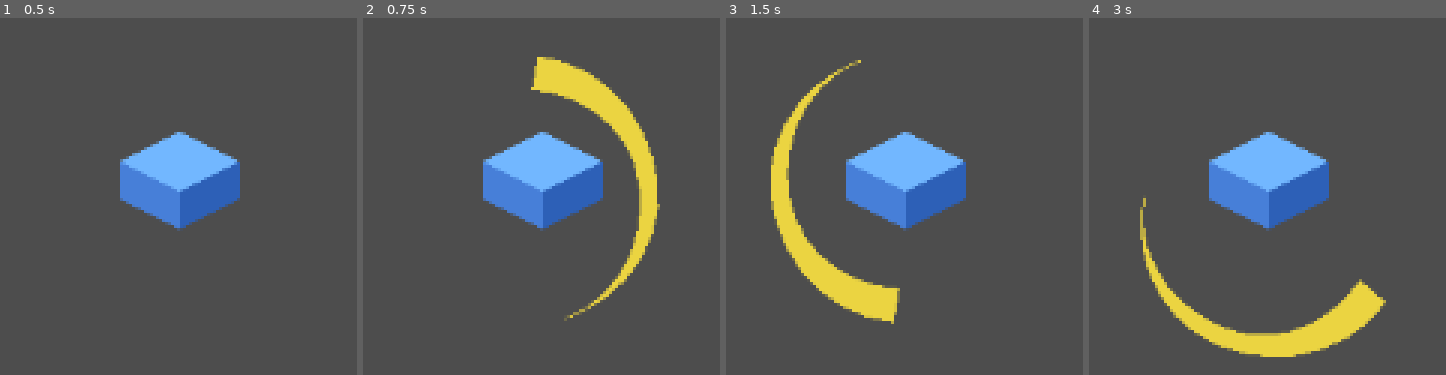
Above: before the commit, frames 1-4 (left to right).
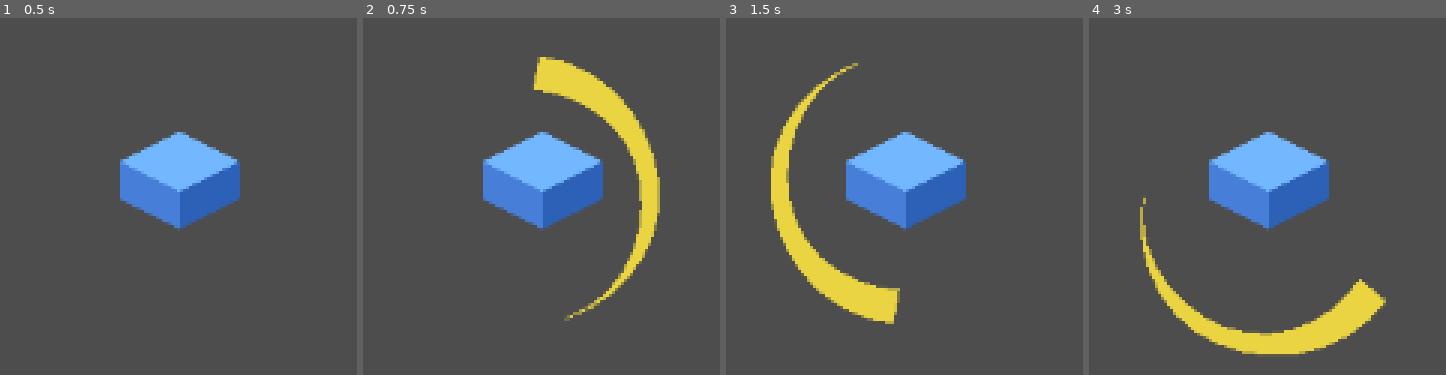
Above: after the commit, the same moments.

Repository: NoeRoberties/Odomat
Game: Godot game, scene res://Scenes/Player.tscn
The game is run twice, just before and just after one commit, with the same random seed, the same clock (stepped at 60 frames per second) and the same inputs.
Inputs (mouse positions are in pixels of both pictures, inside the frame that each line leads up to):
- Up to frame 1 (0.5 s): no input
- Up to frame 2 (0.75 s): tap Enter at 0.5 s; move the mouse to (outside the picture) at 0.52 s; hold Right (ui_right) from 0.53 s (still down); click (outside the picture) at 0.67 s
- Up to frame 3 (1.5 s): tap Space at 1.25 s; move the mouse to (outside the picture) at 1.27 s; release Right (ui_right) at 1.28 s; hold Down (ui_down) from 1.28 s (still down); click (outside the picture) at 1.42 s
- Up to frame 4 (3 s): tap Enter at 2 s; move the mouse to (outside the picture) at 2.02 s; release Down (ui_down) at 2.03 s; hold Right (ui_right) 2.03-2.78 s; click (outside the picture) at 2.17 s; tap Space at 2.75 s; move the mouse to (outside the picture) at 2.77 s; hold Up (ui_up) from 2.78 s (still down); click (outside the picture) at 2.92 s

Frame 1 is identical in both runs. In frame 2, 1.0% of the frame differs, in the area x 47-84%, y 10-85%; in frame 3, 0.7%; in frame 4, 1.0%.

Commit message:
[DEL] Test code and statistics affecting code

Diff:
--- a/godot-project/odomat/Scripts/player.gd
+++ b/godot-project/odomat/Scripts/player.gd
@@ -7,30 +7,15 @@
 const BASE_ATTACK_COOLDOWN: float = 0.4
 
 const ISO_DIRS: Dictionary = {
-	"ui_up":    Vector2( 0.0, -1.0),
-	"ui_right": Vector2( 1.0,  0.0),
-	"ui_down":  Vector2( 0.0,  1.0),
-	"ui_left":  Vector2(-1.0,  0.0),
+	"ui_up":    Vector2(0.0, -1.0),
+	"ui_right": Vector2(1.0, 0.0),
+	"ui_down":  Vector2(0.0, 1.0),
+	"ui_left":  Vector2(-1.0, 0.0),
 }
 
 const SwooshScript := preload("res://Scripts/swoosh.gd")
 
 var _cooldown_remaining: float = 0.0
-
-
-# ── Statistiques calculées : base + bonus des modules équipés ─────────────────
-
-func _get_speed() -> float:
-	return BASE_SPEED + RobotModules.get_speed_bonus()
-
-func _get_attack_damage() -> int:
-	return BASE_ATTACK_DAMAGE + RobotModules.get_damage_bonus()
-
-func _get_attack_range() -> float:
-	return BASE_ATTACK_RANGE + RobotModules.get_range_bonus()
-
-func _get_attack_cooldown() -> float:
-	return BASE_ATTACK_COOLDOWN * RobotModules.get_cooldown_multiplier()
 
 
 func _process(delta: float) -> void:
@@ -44,7 +29,7 @@
 		if Input.is_action_pressed(action):
 			move_dir += ISO_DIRS[action]
 
-	velocity = move_dir.normalized() * _get_speed() if move_dir != Vector2.ZERO else Vector2.ZERO
+	velocity = move_dir.normalized() * BASE_SPEED if move_dir != Vector2.ZERO else Vector2.ZERO
 	move_and_slide()
 
 
@@ -53,7 +38,7 @@
 			and event.pressed \
 			and event.button_index == MOUSE_BUTTON_LEFT:
 		if _cooldown_remaining <= 0.0:
-			_cooldown_remaining = _get_attack_cooldown()
+			_cooldown_remaining = BASE_ATTACK_COOLDOWN
 			_do_attack()
 
 
@@ -63,7 +48,7 @@
 	var attack_dir: Vector2 = (mouse_world - global_position).normalized()
 
 	var nearest_enemy: Node2D = null
-	var nearest_dist: float   = _get_attack_range()
+	var nearest_dist: float = BASE_ATTACK_RANGE
 
 	for enemy in get_tree().get_nodes_in_group("enemies"):
 		var dist: float = position.distance_to((enemy as Node2D).position)
@@ -72,7 +57,7 @@
 			nearest_enemy = enemy
 
 	if nearest_enemy != null:
-		nearest_enemy.take_damage(_get_attack_damage())
+		nearest_enemy.take_damage(BASE_ATTACK_DAMAGE)
 
 	_spawn_swoosh(attack_dir)
 
--- a/godot-project/odomat/Scripts/robot_modules.gd
+++ b/godot-project/odomat/Scripts/robot_modules.gd
@@ -2,7 +2,6 @@
 ##
 ## Accès depuis n'importe quel script :
 ##   RobotModules.equip(module)
-##   RobotModules.get_speed_bonus()
 ##   var slot_content : ModuleData = RobotModules.equipped["right_arm"]
 extends Node
 
@@ -12,9 +11,6 @@
 
 ## Émis quand un module est retiré. Paramètre : clé du slot.
 signal module_unequipped(slot: String)
-
-## Liste ordonnée des clés d'emplacements (utilisée par l'UI pour itérer).
-const SLOTS: Array[String] = ["right_arm", "left_arm", "legs", "brain_chip"]
 
 ## Dossier de configuration des modules (.tres).
 const MODULES_DIR := "res://Resources/Modules"
@@ -34,13 +30,6 @@
 func _ready() -> void:
 	_load_modules_from_resources()
 
-	# Fallback utile en dev si aucun fichier .tres n'est encore créé.
-	if inventory.is_empty():
-		push_warning("No module resources found in %s, using hardcoded test inventory." % MODULES_DIR)
-		_populate_test_inventory()
-
-	_equip_default_modules()
-
 
 # ── API publique ──────────────────────────────────────────────────────────────
 
@@ -55,42 +44,6 @@
 func unequip(slot: String) -> void:
 	equipped[slot] = null
 	module_unequipped.emit(slot)
-
-
-## Retourne le bonus de vitesse total de tous les modules équipés.
-func get_speed_bonus() -> float:
-	var total := 0.0
-	for m: ModuleData in equipped.values():
-		if m != null:
-			total += m.speed_bonus
-	return total
-
-
-## Retourne le bonus de dégâts total.
-func get_damage_bonus() -> int:
-	var total := 0
-	for m: ModuleData in equipped.values():
-		if m != null:
-			total += m.damage_bonus
-	return total
-
-
-## Retourne le bonus de portée d'attaque total.
-func get_range_bonus() -> float:
-	var total := 0.0
-	for m: ModuleData in equipped.values():
-		if m != null:
-			total += m.range_bonus
-	return total
-
-
-## Retourne le multiplicateur de cooldown combiné (produit de tous les modules).
-func get_cooldown_multiplier() -> float:
-	var mult := 1.0
-	for m: ModuleData in equipped.values():
-		if m != null:
-			mult *= m.cooldown_multiplier
-	return mult
 
 
 ## Convertit un enum ModuleData.Slot en clé string utilisée dans equipped/SLOTS.
@@ -136,83 +89,6 @@
 	)
 
 
-func _equip_default_modules() -> void:
-	for slot_key_name: String in SLOTS:
-		equipped[slot_key_name] = null
-
-	var first_per_slot: Dictionary = {}
-	for module: ModuleData in inventory:
-		var slot := slot_key(module.slot)
-		if slot != "" and not first_per_slot.has(slot):
-			first_per_slot[slot] = module
-
-	for slot_key_name: String in SLOTS:
-		if first_per_slot.has(slot_key_name):
-			equip(first_per_slot[slot_key_name])
-
-func _populate_test_inventory() -> void:
-	# ── Bras droit ──
-	var arm_r_std := _make_module("Standard Arm", ModuleData.Slot.RIGHT_ARM,
-		"A standard robotic arm. Nothing special.")
-
-	var arm_r_heavy := _make_module("Heavy Arm", ModuleData.Slot.RIGHT_ARM,
-		"Hits harder, but servomotors are slower.")
-	arm_r_heavy.damage_bonus = 2
-	arm_r_heavy.cooldown_multiplier = 1.3
-
-	var arm_r_rapid := _make_module("Rapid Arm", ModuleData.Slot.RIGHT_ARM,
-		"Ultra-fast servomotors. Less force, higher attack speed.")
-	arm_r_rapid.damage_bonus = -1
-	arm_r_rapid.cooldown_multiplier = 0.65
-
-	# ── Bras gauche ──
-	var arm_l_std := _make_module("Standard Arm", ModuleData.Slot.LEFT_ARM,
-		"A standard robotic arm.")
-
-	var arm_l_shield := _make_module("Shield Arm", ModuleData.Slot.LEFT_ARM,
-		"Integrates a passive deflector. Slightly reduces combat range.")
-	arm_l_shield.range_bonus = -10.0
-
-	var arm_l_reach := _make_module("Extended Arm", ModuleData.Slot.LEFT_ARM,
-		"Telescopic arm. Improves attack range.")
-	arm_l_reach.range_bonus = 30.0
-
-	# ── Jambes ──
-	var legs_std := _make_module("Standard Legs", ModuleData.Slot.LEGS,
-		"Reliable base locomotion.")
-
-	var legs_sprint := _make_module("Sprint Legs", ModuleData.Slot.LEGS,
-		"Boosted actuators. Significantly faster movement.")
-	legs_sprint.speed_bonus = 70.0
-
-	var legs_combat := _make_module("Combat Legs", ModuleData.Slot.LEGS,
-		"Stabilizing gyroscopes. Improves precision and range.")
-	legs_combat.range_bonus = 25.0
-	legs_combat.speed_bonus = -20.0
-
-	# ── Puce cérébrale ──
-	var chip_std := _make_module("Standard Chip", ModuleData.Slot.BRAIN_CHIP,
-		"Baseline processor.")
-
-	var chip_tactical := _make_module("Tactical Chip", ModuleData.Slot.BRAIN_CHIP,
-		"Optimized combat algorithms. Reduces reaction time and improves range.")
-	chip_tactical.cooldown_multiplier = 0.80
-	chip_tactical.range_bonus = 15.0
-
-	var chip_overclock := _make_module("Overclock Chip", ModuleData.Slot.BRAIN_CHIP,
-		"Overclocked processor. Speed and damage boost, but unstable long-term.")
-	chip_overclock.speed_bonus = 30.0
-	chip_overclock.damage_bonus = 1
-	chip_overclock.cooldown_multiplier = 0.9
-
-	inventory = [
-		arm_r_std,  arm_r_heavy,   arm_r_rapid,
-		arm_l_std,  arm_l_shield,  arm_l_reach,
-		legs_std,   legs_sprint,   legs_combat,
-		chip_std,   chip_tactical, chip_overclock,
-	]
-
-
 func _make_module(
 		p_name: String,
 		p_slot: ModuleData.Slot,
